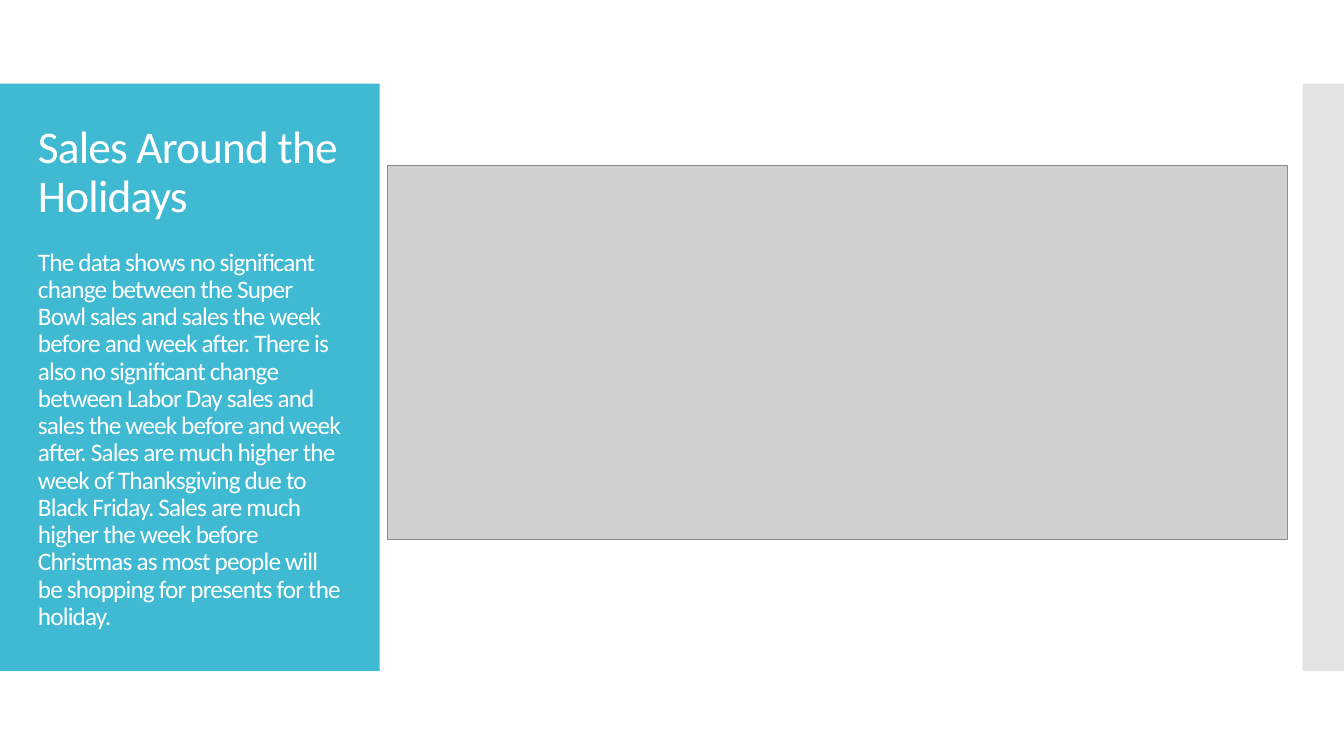
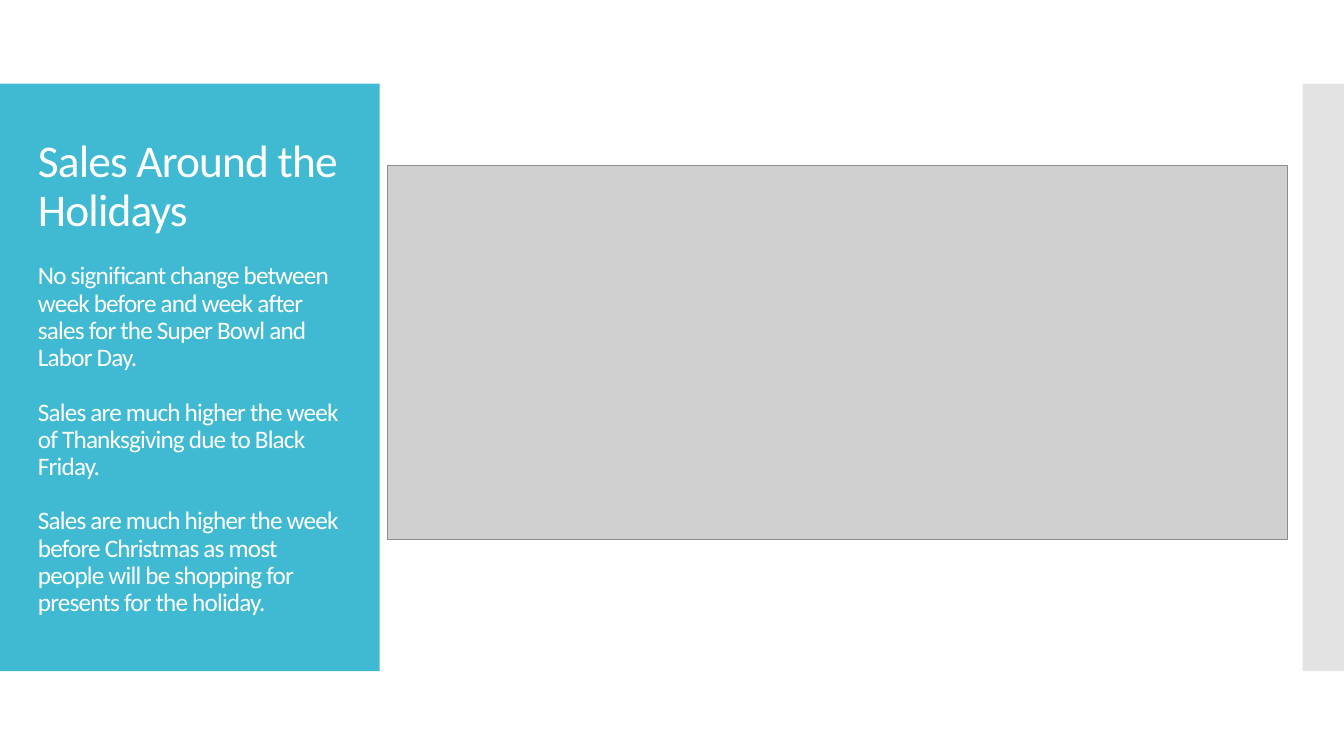
Before and after one commit to mleggett25/Walmart-Sales-Analysis, a slide deck: slide 12 of Walmart Sales Analysis.pptx. Drawn at 1344x756 pixels with LibreOffice and Linux fonts; fonts in the diff are those of the drawing; grey boxes stand for pictures. Boxes give left, top, right and bottom in pixels: in the first picture for what was removed or moved away, otherwise in the second. Text is boxed around its words. In the diff, an @@ line names an element or a change of style, - is before the commit and + after.

```diff
--- a/Walmart Sales Analysis.pptx
+++ b/Walmart Sales Analysis.pptx
@@ title at (38, 145, 339, 615): text changed @@
-Sales Around the Holidays
-The data shows no significant change between the Super Bowl sales and sales the week before and week after. There is also no significant change between Labor Day sales and sales the week before and week after. Sales are much higher the week of Thanksgiving due to Black Friday. Sales are much higher the week before Christmas as most people will be shopping for presents for the holiday.
+Sales Around the Holidays
+No significant change between week before and week after sales for the Super Bowl and Labor Day.
+Sales are much higher the week of Thanksgiving due to Black Friday.
+Sales are much higher the week before Christmas as most people will be shopping for presents for the holiday.
```
Also in this commit, not shown: 15 other slides changed, 1 slide added, 6 other files.
